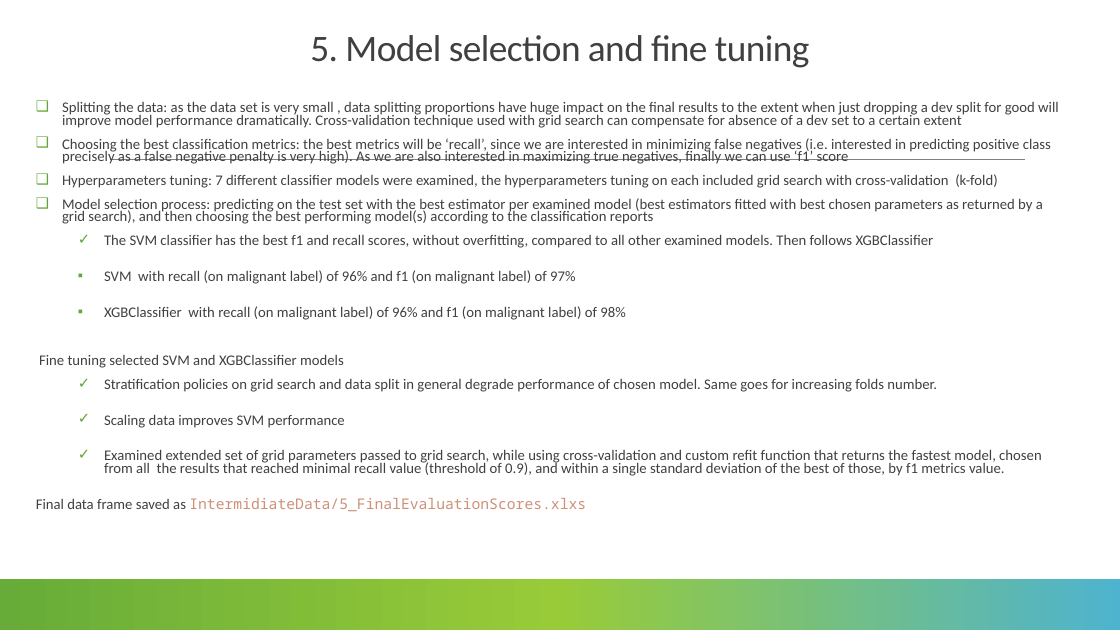
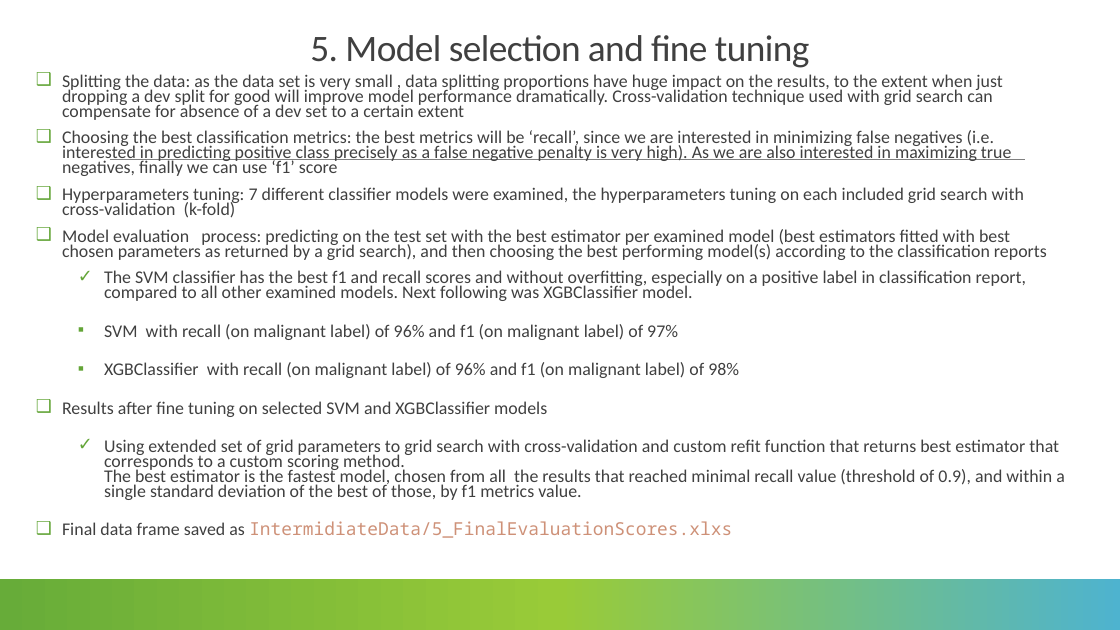
Before and after one commit to lmanov1/CancerPrediction, a slide deck: slide 11 of PROJECT_PRESENTATION.pptx (slide 9 before the commit). Drawn at 1120x630 pixels with LibreOffice and Linux fonts; fonts in the diff are those of the drawing. Boxes give left, top, right and bottom in pixels: in the first picture for what was removed or moved away, otherwise in the second. Text is boxed around its words. In the diff, an @@ line names an element or a change of style, - is before the commit and + after.

```diff
--- a/PROJECT_PRESENTATION.pptx
+++ b/PROJECT_PRESENTATION.pptx
@@ text "Splitting the data: as the ..." moved from (x1=36, y1=101, x2=1059, y2=511) to (x1=62, y1=74, x2=1065, y2=538) @@
@@ text at (x1=62, y1=74, x2=1002, y2=120): text changed; size 12.6 to 15.3 pt @@
-❑ Splitting the data: as the data set is very small , data splitting proportions have huge impact on the final results to the extent when just dropping a dev split for good will improve model performance dramatically. Cross-validation technique used with grid search can compensate for absence of a dev set to a certain extent
+❑ Splitting the data: as the data set is very small , data splitting proportions have huge impact on the results, to the extent when just dropping a dev split for good will improve model performance dramatically. Cross-validation technique used with grid search can compensate for absence of a dev set to a certain extent
@@ text at (x1=62, y1=130, x2=1024, y2=538): size 12.6 to 15.3 pt in "Choosing the best classification metrics: the best ...", "Hyperparameters tuning: 7 different classifier models were ...", "SVM with recall (on malignant label) of ...", "XGBClassifier with recall (on malignant label) of ..." and 1 more places; bullet none to ❑; list level 1 to 2 in "Final data frame saved as ..." @@
@@ text at (x1=62, y1=229, x2=1047, y2=301): text changed; size 12.6 to 15.3 pt @@
-❑ Model selection process: predicting on the test set with the best estimator per examined model (best estimators fitted with best chosen parameters as returned by a grid search), and then choosing the best performing model(s) according to the classification reports
-    ✓ The SVM classifier has the best f1 and recall scores, without overfitting, compared to all other examined models. Then follows XGBClassifier
+❑ Model evaluation process: predicting on the test set with the best estimator per examined model (best estimators fitted with best chosen parameters as returned by a grid search), and then choosing the best performing model(s) according to the classification reports
+    ✓ The SVM classifier has the best f1 and recall scores and without overfitting, especially on a positive label in classification report, compared to all other examined models. Next following was XGBClassifier model.
@@ text at (x1=62, y1=401, x2=1065, y2=500): text changed; size 12.6 to 15.3 pt @@
-Fine tuning selected SVM and XGBClassifier models
-    ✓ Stratification policies on grid search and data split in general degrade performance of chosen model. Same goes for increasing folds number.
-    ✓ Scaling data improves SVM performance
-    ✓ Examined extended set of grid parameters passed to grid search, while using cross-validation and custom refit function that returns the fastest model, chosen from all the results that reached minimal recall value (threshold of 0.9), and within a single standard deviation of the best of those, by f1 metrics value.
+  ❑ Results after fine tuning on selected SVM and XGBClassifier models
+    ✓ Using extended set of grid parameters to grid search with cross-validation and custom refit function that returns best estimator that corresponds to a custom scoring method.
+      The best estimator is the fastest model, chosen from all the results that reached minimal recall value (threshold of 0.9), and within a single standard deviation of the best of those, by f1 metrics value.
```
Also in this commit, not shown: 9 other slides changed, 2 slides added, 2 other files.
